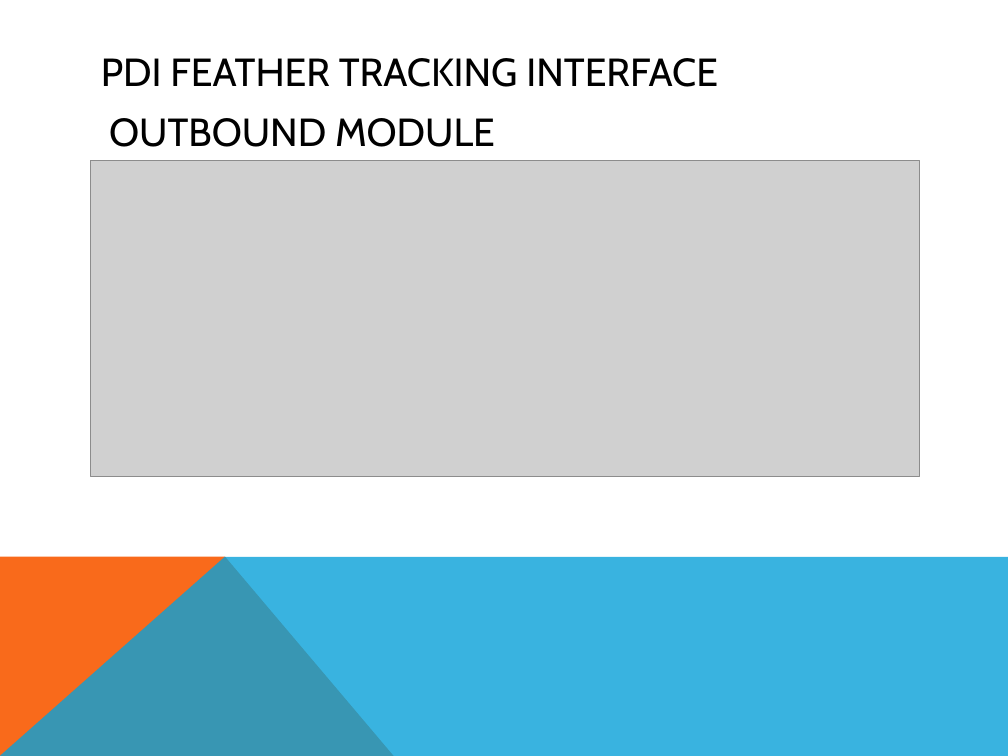
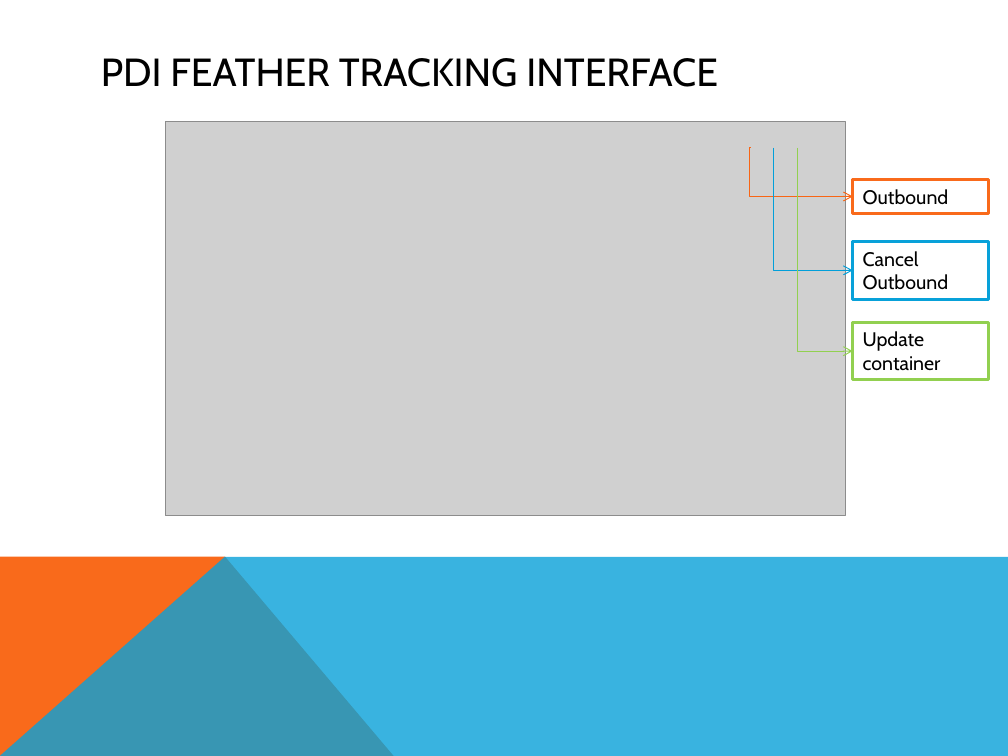
Before and after one commit to chiewx96/PDI_Project, a slide deck: slide 18 of PDI_Feather_Tracking_WPF/PDI_Feather_Tracking_WPF/PDI Feather tracking.pptx. Drawn at 1008x756 pixels with LibreOffice and Linux fonts; fonts in the diff are those of the drawing; grey boxes stand for pictures. Boxes give left, top, right and bottom in pixels: in the first picture for what was removed or moved away, otherwise in the second. Text is boxed around its words. In the diff, an @@ line names an element or a change of style, - is before the commit and + after.

```diff
--- a/PDI_Feather_Tracking_WPF/PDI_Feather_Tracking_WPF/PDI Feather tracking.pptx
+++ b/PDI_Feather_Tracking_WPF/PDI_Feather_Tracking_WPF/PDI Feather tracking.pptx
@@ text removed at (109, 118, 495, 147) @@
-OUTBOUND MODULE
@@ picture: place and size @@
-picture at (91, 160, 919, 476)
+picture at (165, 121, 845, 516)
@@ elbow arrow added from (750, 148) to (853, 197), #F96615 0.75 pt @@
@@ elbow arrow added from (774, 148) to (853, 270), #03A0D9 0.75 pt @@
@@ elbow arrow added from (797, 148) to (853, 351), #92D050 0.75 pt @@
@@ rectangle added at (853, 179, 989, 214), fill #FFFFFF, outline #F96A1B 2 pt, 14 pt, text #000000 @@
+Outbound
@@ rectangle added at (853, 242, 989, 299), fill #FFFFFF, outline #08A1D9 2 pt, 14 pt, text #000000 @@
+Cancel Outbound
@@ rectangle added at (853, 323, 989, 380), fill #FFFFFF, outline #92D050 2 pt, 14 pt, text #000000 @@
+Update container
```
Also in this commit, not shown: 1 other slide changed.
